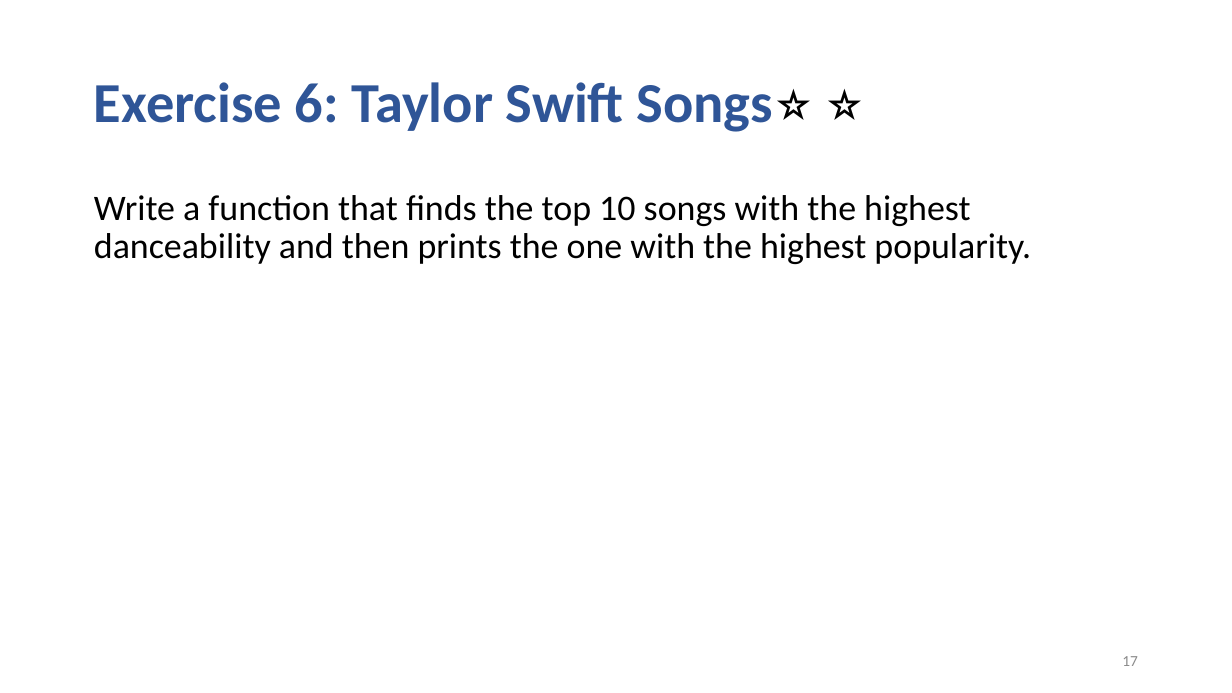
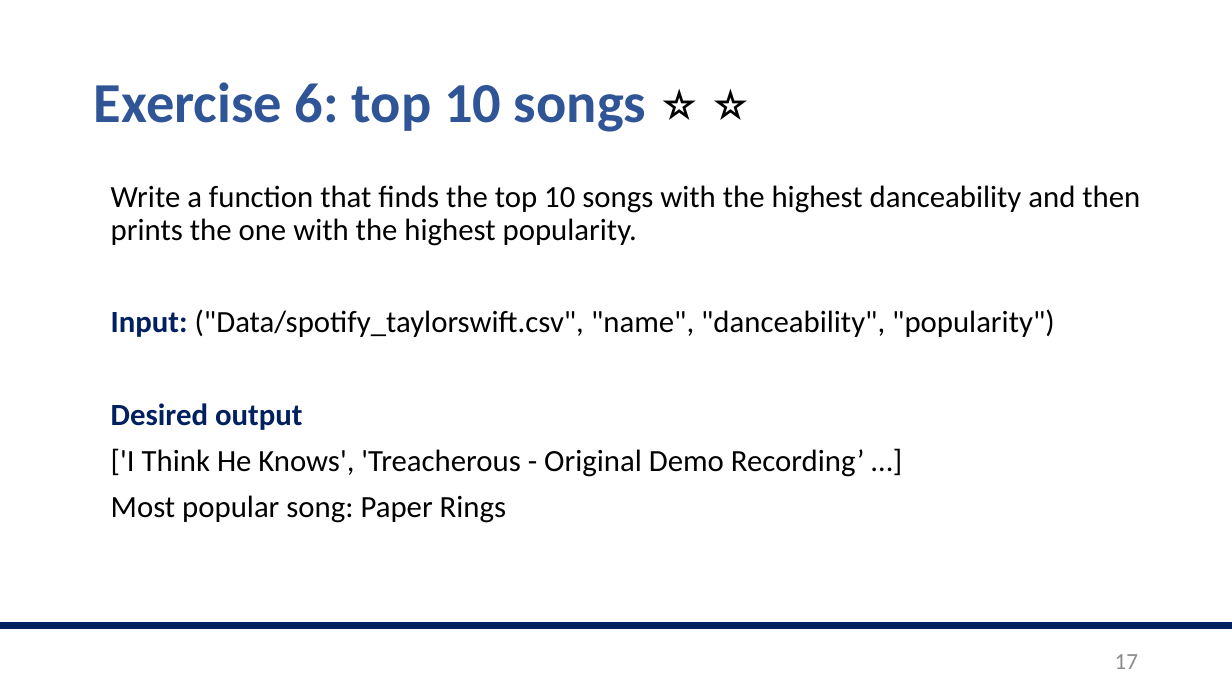
Before and after one commit to valegiunchiglia/2022-Module3-ImperialCollege, a slide deck: slide 17 of Day1/Day1.pptx. Drawn at 1232x693 pixels with LibreOffice and Linux fonts; fonts in the diff are those of the drawing. Boxes give left, top, right and bottom in pixels: in the first picture for what was removed or moved away, otherwise in the second. Text is boxed around its words. In the diff, an @@ line names an element or a change of style, - is before the commit and + after.

```diff
--- a/Day1/Day1.pptx
+++ b/Day1/Day1.pptx
@@ title at (94,82,646,132): text changed @@
-Exercise 6: Taylor Swift Songs⭐️ ⭐️
+Exercise 6: top 10 songs ⭐️ ⭐️
@@ text "Write a function that finds ...": place and size @@
-text "Write a function that finds ..." at (94,195,1031,264)
+text "Write a function that finds ..." at (111,185,1140,523)
@@ text at (111,185,1140,246): size 28 to 24 pt in "Write a function that finds the top ..." @@
@@ text at (111,309,1055,523): paragraphs added @@
+Input: ("Data/spotify_taylorswift.csv", "name", "danceability", "popularity")
+Desired output
+['I Think He Knows', 'Treacherous - Original Demo Recording’ …]
+Most popular song: Paper Rings
@@ line added from (0, 626) to (1232, 626), #002060 6 pt @@
@@ page number at (1115,654,1138,669): size 12 to 18 pt @@
```
Also in this commit, not shown: 17 other slides changed, 2 other files.
